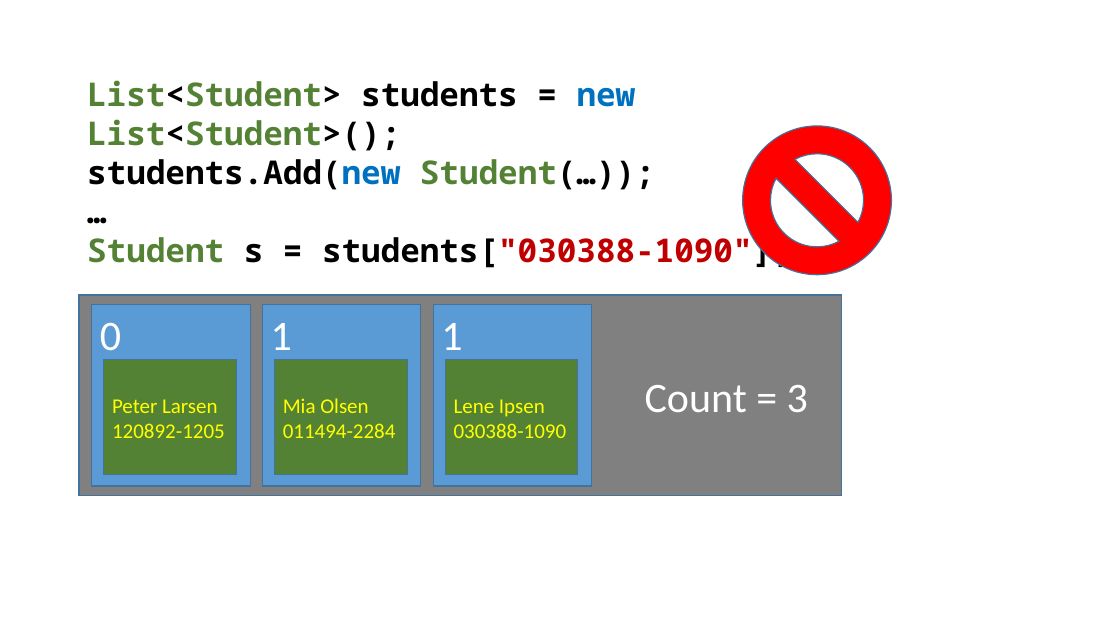
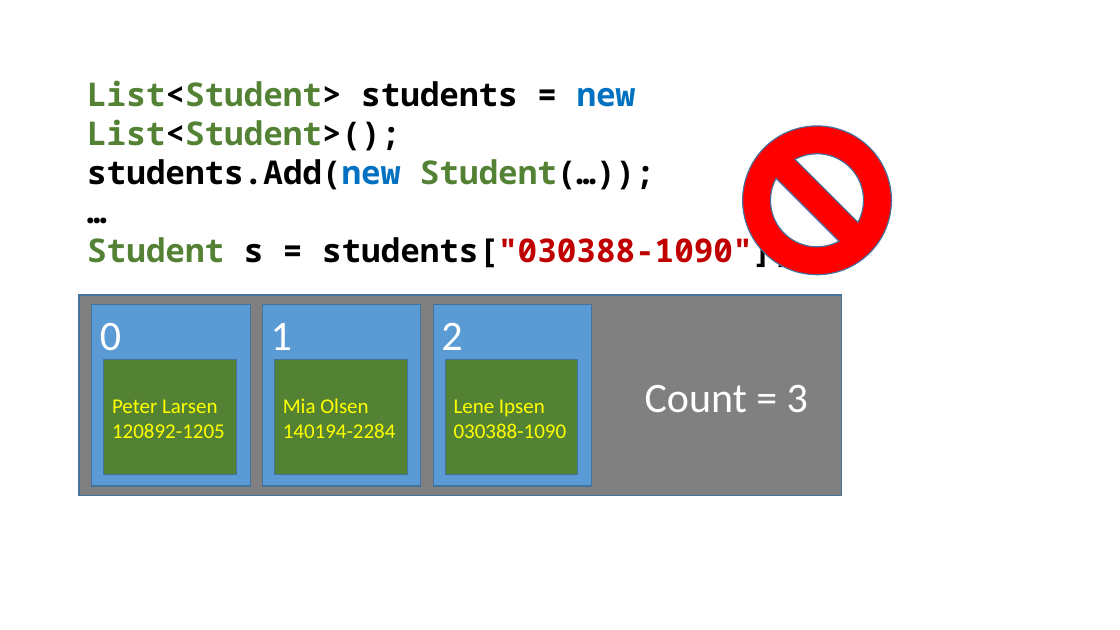
Before and after one commit to perl-easj/Teaching-materials, a slide deck: slide 5 of CSharpProgramming/Presentations/Dictionary.pptx. Drawn at 1120x630 pixels with LibreOffice and Linux fonts; fonts in the diff are those of the drawing. Boxes give left, top, right and bottom in pixels: in the first picture for what was removed or moved away, otherwise in the second. Text is boxed around its words. In the diff, an @@ line names an element or a change of style, - is before the commit and + after.

```diff
--- a/CSharpProgramming/Presentations/Dictionary.pptx
+++ b/CSharpProgramming/Presentations/Dictionary.pptx
@@ text in rectangle at bbox=[441, 323, 462, 361]: text changed @@
-1
+2
@@ text in rectangle at bbox=[283, 423, 396, 438]: text changed @@
-011494-2284
+140194-2284
```
Also in this commit, not shown: 13 other slides changed, 2 other files.
